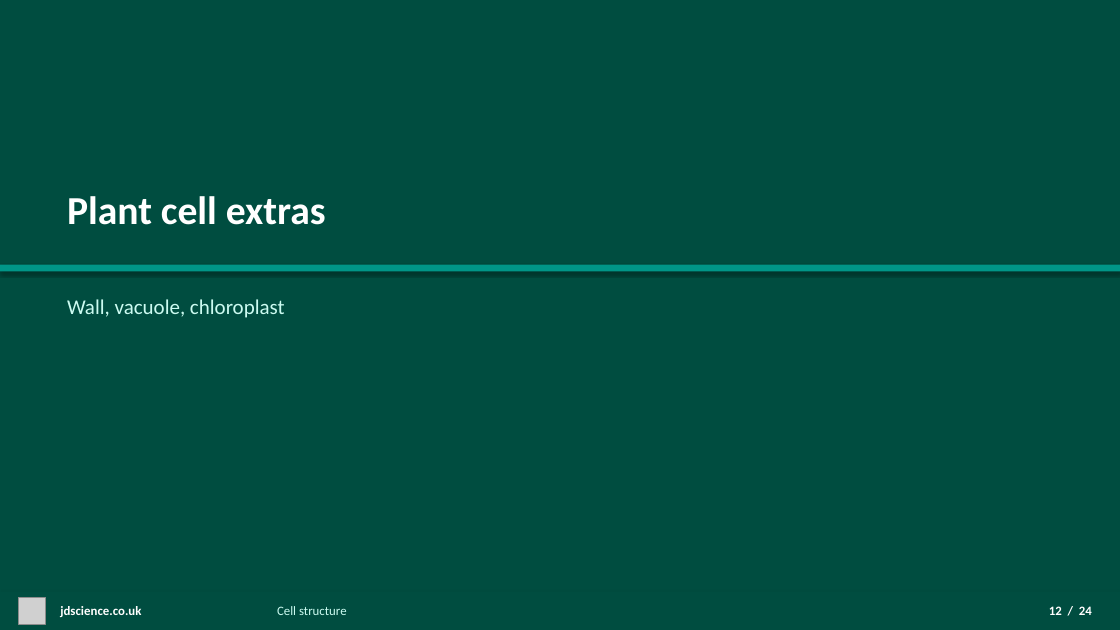
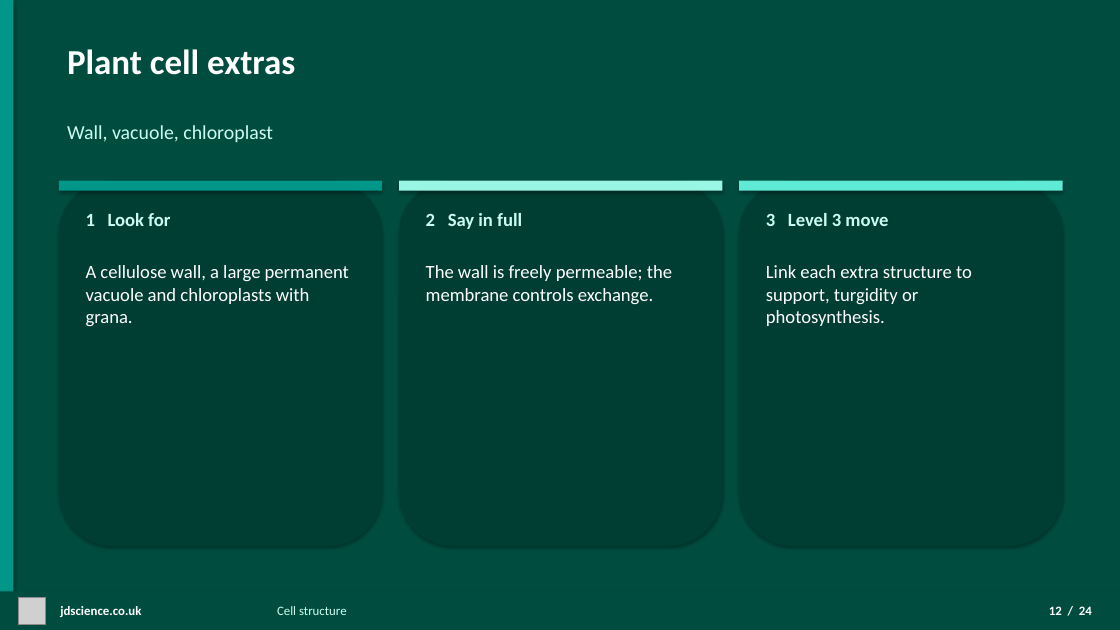
Before and after one commit to moky107/jdscience-website, a slide deck: slide 12 of content/lessons/cell-structure/btec-unit-1-biology-cell-structure.pptx. Drawn at 1120x630 pixels with LibreOffice and Linux fonts; fonts in the diff are those of the drawing; grey boxes stand for pictures. Boxes give left, top, right and bottom in pixels: in the first picture for what was removed or moved away, otherwise in the second. Text is boxed around its words. In the diff, an @@ line names an element or a change of style, - is before the commit and + after.

```diff
--- a/content/lessons/cell-structure/btec-unit-1-biology-cell-structure.pptx
+++ b/content/lessons/cell-structure/btec-unit-1-biology-cell-structure.pptx
@@ rectangle added at box(0, 0, 13, 630), fill #009688 @@
@@ text "Plant cell extras": place and size @@
-text "Plant cell extras" at box(67, 196, 326, 225)
+text "Plant cell extras" at box(67, 49, 295, 75)
@@ text "Plant cell extras" at box(67, 49, 295, 75): size 34 to 30 pt @@
@@ text "Wall, vacuole, chloroplast": place and size @@
-text "Wall, vacuole, chloroplast" at box(67, 299, 285, 318)
+text "Wall, vacuole, chloroplast" at box(67, 125, 273, 142)
@@ text "Wall, vacuole, chloroplast" at box(67, 125, 273, 142): size 18 to 17 pt @@
@@ rounded rectangle added at box(59, 181, 382, 546), fill #003D33 @@
@@ rectangle added at box(59, 181, 382, 191), fill #009688 @@
@@ rounded rectangle added at box(399, 181, 723, 546), fill #003D33 @@
@@ rectangle added at box(399, 181, 723, 191), fill #99F6E4 @@
@@ rounded rectangle added at box(739, 181, 1063, 546), fill #003D33 @@
@@ rectangle added at box(739, 181, 1063, 191), fill #5EEAD4 @@
@@ text added at box(86, 213, 170, 226), 16 pt, text #CCFBF1, bold @@
+1 Look for
@@ text added at box(426, 213, 522, 229), 16 pt, text #CCFBF1, bold @@
+2 Say in full
@@ text added at box(766, 213, 888, 226), 16 pt, text #CCFBF1, bold @@
+3 Level 3 move
@@ rectangle removed at box(0, 265, 1120, 271) @@
@@ text added at box(86, 265, 349, 327), 16 pt, text #FFFFFF @@
+A cellulose wall, a large permanent vacuole and chloroplasts with grana.
@@ text added at box(426, 265, 672, 305), 16 pt, text #FFFFFF @@
+The wall is freely permeable; the membrane controls exchange.
@@ text added at box(766, 265, 972, 326), 16 pt, text #FFFFFF @@
+Link each extra structure to support, turgidity or photosynthesis.
```
Also in this commit, not shown: 2 other slides changed, 42 other files.
